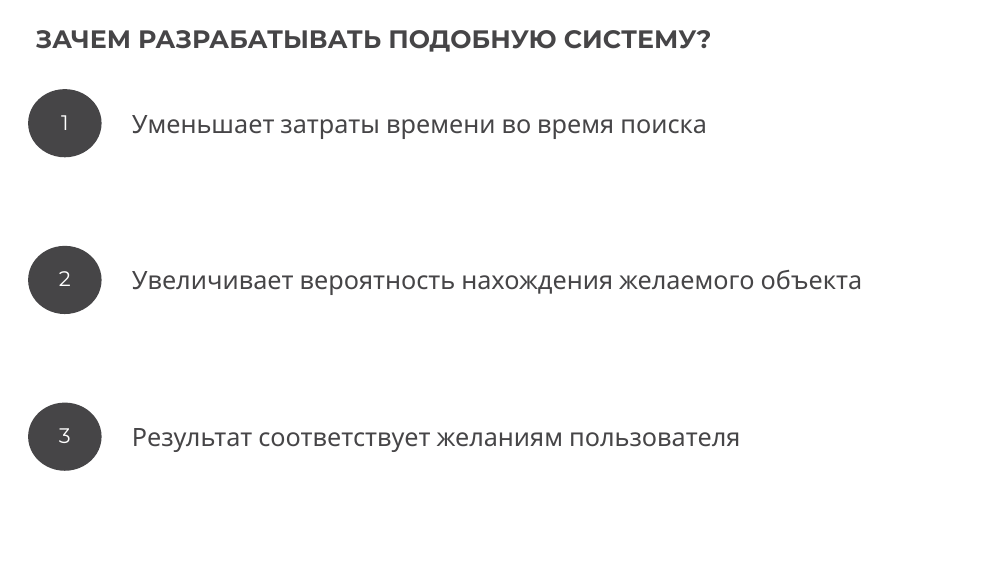
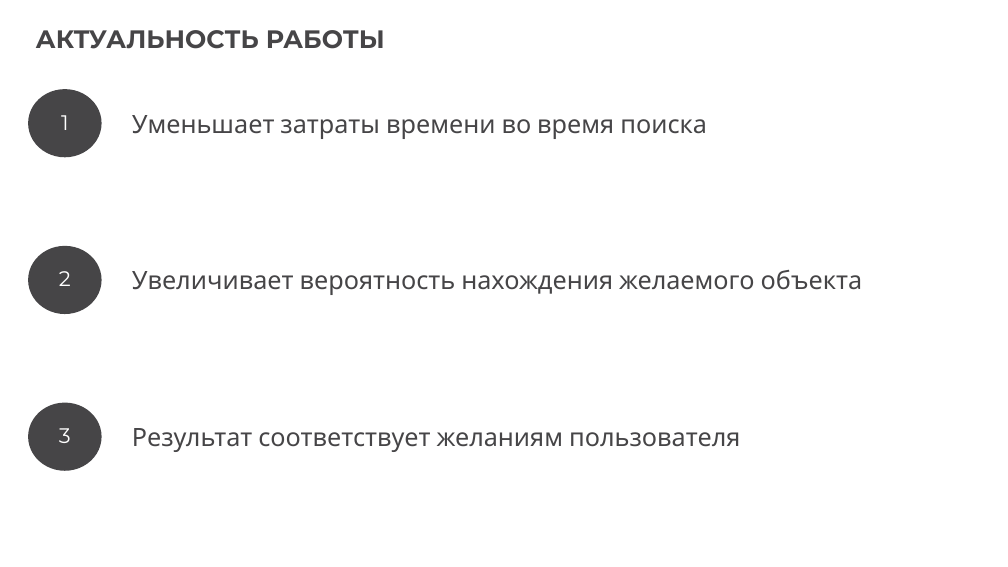
Before and after one commit to fantasticFourKh/emelyaDiplom, a slide deck: slide 2 of presentation/презентаха.pptx. Drawn at 1008x567 pixels with LibreOffice and Linux fonts; fonts in the diff are those of the drawing. Boxes give left, top, right and bottom in pixels: in the first picture for what was removed or moved away, otherwise in the second. Text is boxed around its words. In the diff, an @@ line names an element or a change of style, - is before the commit and + after.

```diff
--- a/presentation/презентаха.pptx
+++ b/presentation/презентаха.pptx
@@ text at (36, 30, 385, 49): text changed @@
-ЗАЧЕМ РАЗРАБАТЫВАТЬ ПОДОБНУЮ СИСТЕМУ?
+АКТУАЛЬНОСТЬ РАБОТЫ
```
Also in this commit, not shown: 2 other slides changed.
